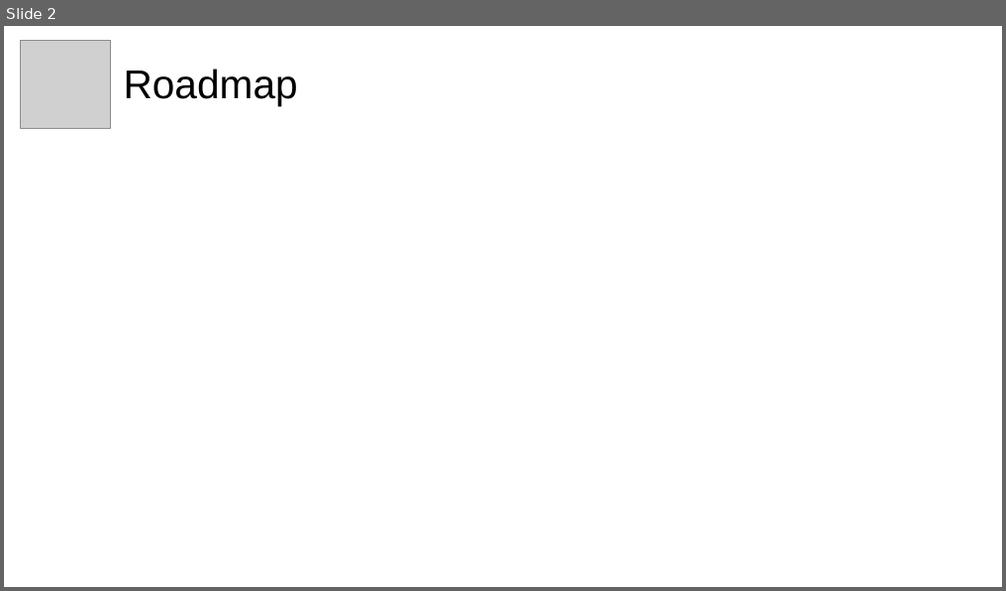
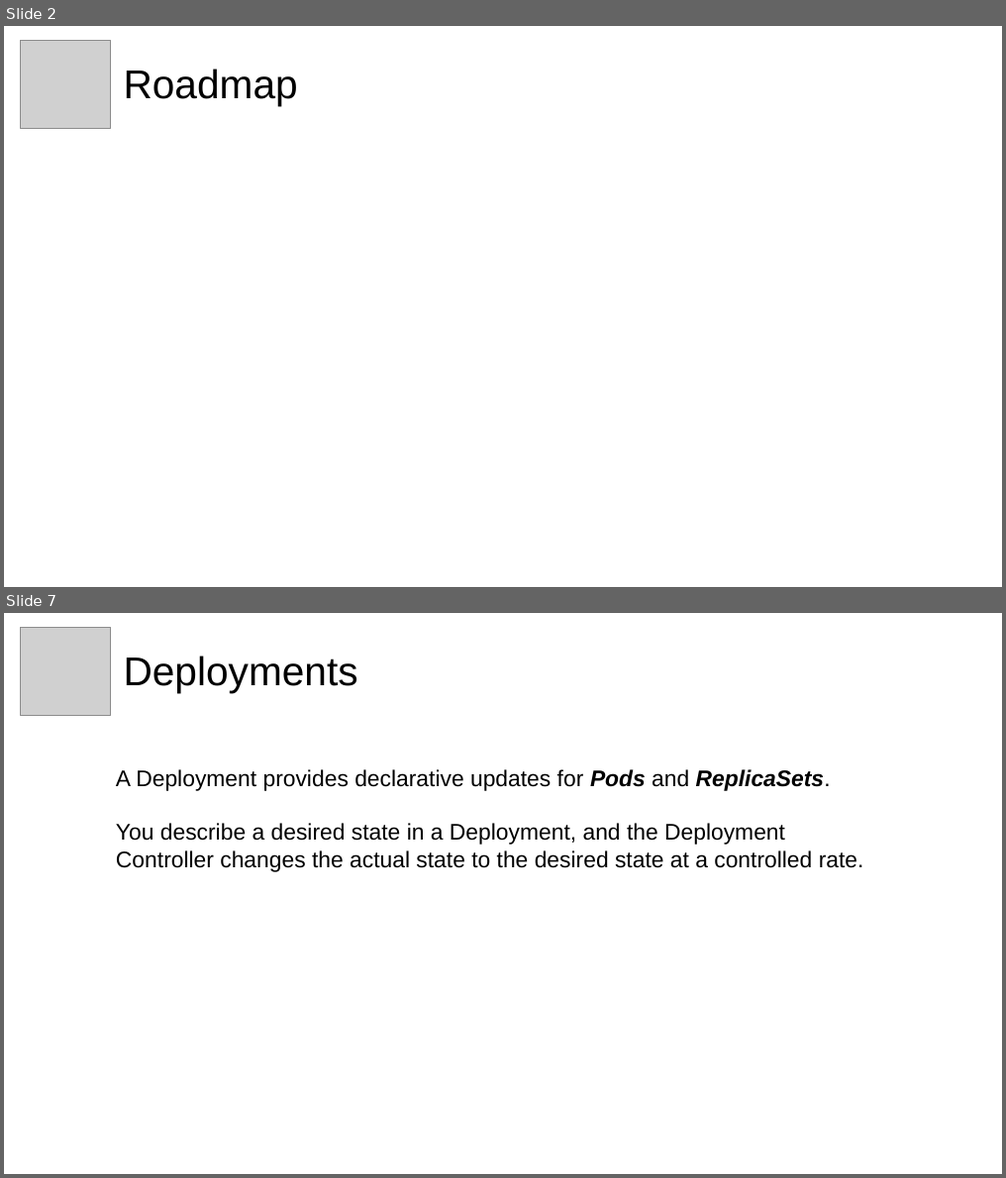
Before and after one commit to innfocco/hands-on-kubernetes, a slide deck: presentation.odp. Shown one above the other, each under a label of ours: slide 2 before the commit, slides 2 and 7 after it; the slides between them are not shown. The pictures are 1006x591 and 1006x1178 pixels, drawn with LibreOffice and Linux fonts; fonts in the diff are those of the drawing; grey boxes stand for pictures. Boxes give left, top, right and bottom in pixels: in the first picture for what was removed or moved away, otherwise in the second. Text is boxed around its words. In the diff, an @@ line names an element or a change of style, - is before the commit and + after.

```diff
--- a/presentation.odp
+++ b/presentation.odp
@@ slide 7 added at [4, 613, 1002, 1174], background #FFFFFF @@
@@ picture added at [20, 628, 111, 715] @@
@@ text added at [124, 656, 358, 693], 32 pt, text #000000 @@
+Deployments
@@ text added at [116, 769, 864, 872], 18 pt, text #000000 @@
+A Deployment provides declarative updates for Pods and ReplicaSets.
+You describe a desired state in a Deployment, and the Deployment Controller changes the actual state to the desired state at a controlled rate.
```
Also in this commit, not shown: 1 slide changed, 3 other slides added, 3 slides removed, 8 other files.
